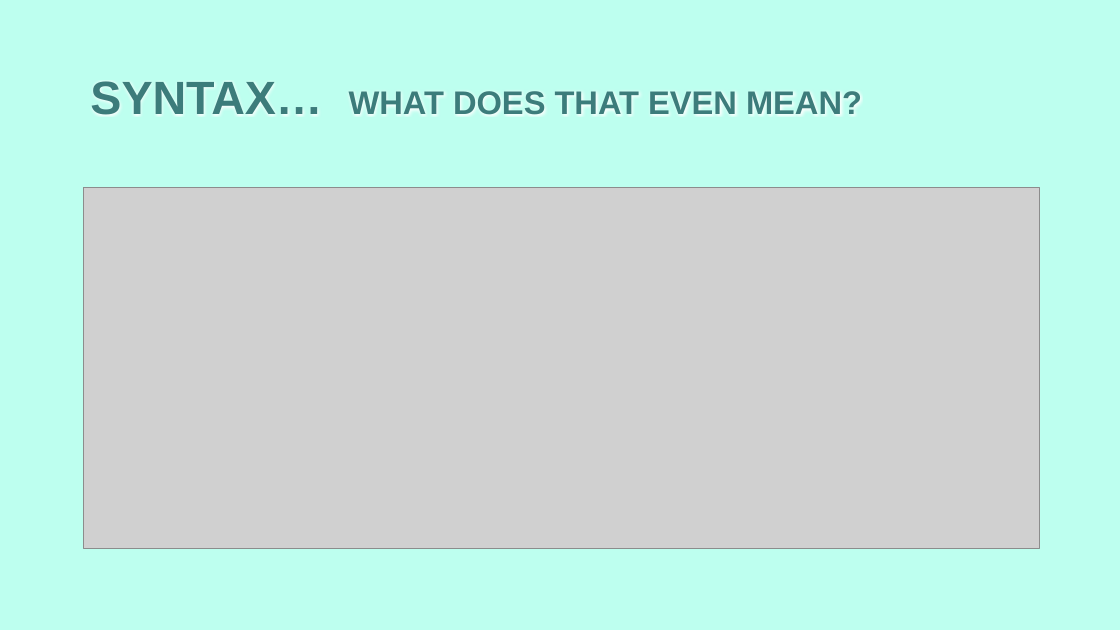
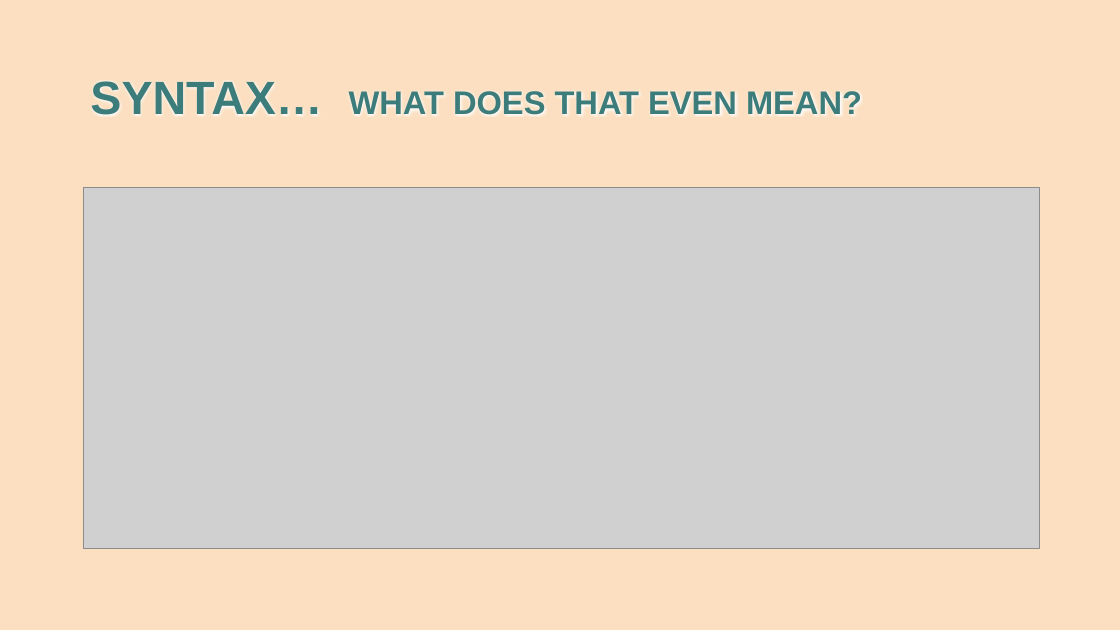
Before and after one commit to AlmightyHairball/RobotJavaClass2024, a slide deck: slide 3 of Presentation/Part-1.pptx. Drawn at 1120x630 pixels with LibreOffice and Linux fonts; fonts in the diff are those of the drawing; grey boxes stand for pictures. Boxes give left, top, right and bottom in pixels: in the first picture for what was removed or moved away, otherwise in the second. Text is boxed around its words. In the diff, an @@ line names an element or a change of style, - is before the commit and + after.

```diff
--- a/Presentation/Part-1.pptx
+++ b/Presentation/Part-1.pptx
@@ background #BDFFEF to #FBDFC0 @@
```
Also in this commit, not shown: 4 other slides changed, 2 slides added, 2 slides removed.
